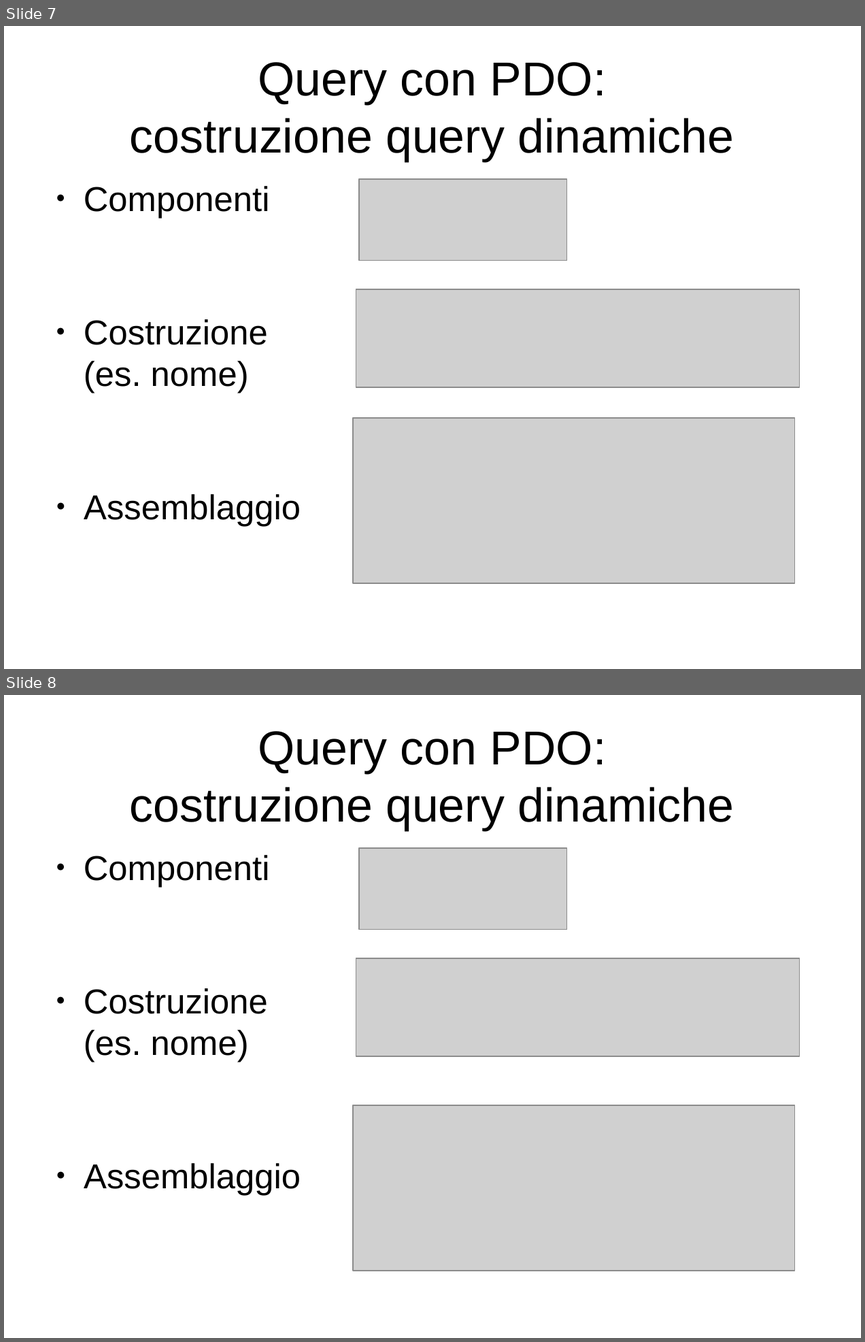
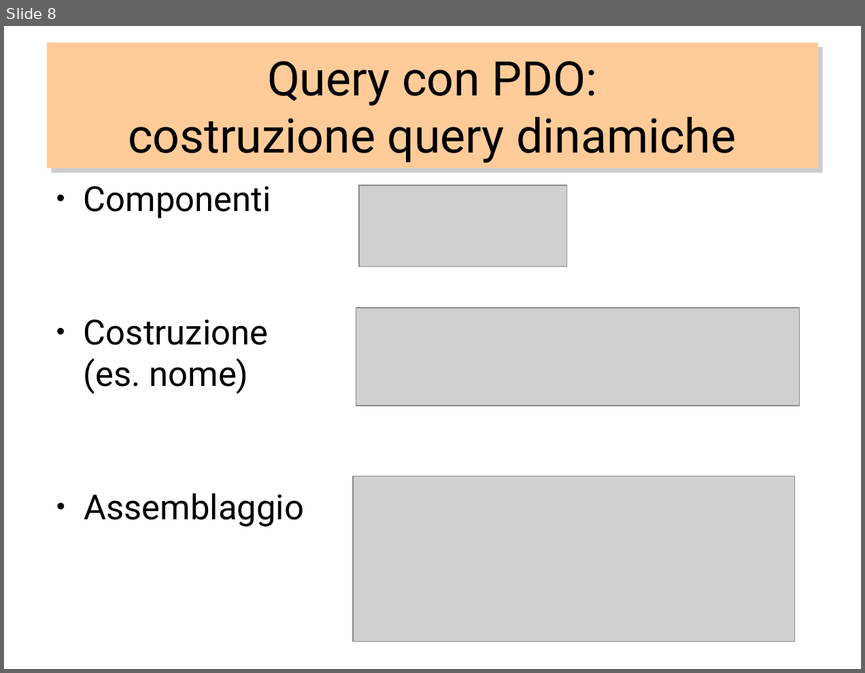
Before and after one commit to PeiPei97/ProgettoMagic, a slide deck: magicscrap.odp. Shown one above the other, each under a label of ours: slides 7 and 8 before the commit, slide 8 after it. The pictures are 865x1342 and 865x673 pixels, drawn with LibreOffice and Linux fonts; fonts in the diff are those of the drawing; grey boxes stand for pictures. Boxes give left, top, right and bottom in pixels: in the first picture for what was removed or moved away, otherwise in the second. Text is boxed around its words. In the diff, an @@ line names an element or a change of style, - is before the commit and + after.

```diff
--- a/magicscrap.odp
+++ b/magicscrap.odp
@@ slide 8 removed at box(4, 695, 861, 1338), background #FFFFFF @@
@@ title removed at box(130, 731, 734, 830) @@
-Query con PDO:
-costruzione query dinamiche
@@ text removed at box(84, 855, 300, 1195) @@
-● Componenti
-● Costruzione
-  (es. nome)
-● Assemblaggio
@@ picture removed at box(360, 848, 568, 929) @@
@@ picture removed at box(356, 959, 800, 1057) @@
@@ picture removed at box(353, 1106, 796, 1271) @@
@@ what was slide 7 is now slide 8 @@
@@ slide 8 changed as well @@
@@ title "Query con PDO: costruzione query ...": place and size @@
-title "Query con PDO: costruzione query ..." at box(130, 62, 734, 161)
+title "Query con PDO: costruzione query ..." at box(47, 42, 818, 167)
@@ title "Query con PDO: costruzione query ..." at box(47, 42, 818, 167): font Arial to Roboto; fill none to #FFCC99; shadow on @@
@@ text "Componenti" at box(84, 186, 304, 526): font Arial to Roboto @@
@@ picture: place and size @@
-picture at box(360, 179, 568, 260)
+picture at box(360, 185, 568, 266)
@@ picture: place and size @@
-picture at box(356, 290, 800, 388)
+picture at box(356, 308, 800, 405)
@@ picture: place and size @@
-picture at box(353, 418, 796, 584)
+picture at box(353, 476, 796, 642)
```
Also in this commit, not shown: 7 other slides changed, 6 slides added, 1 other file.
